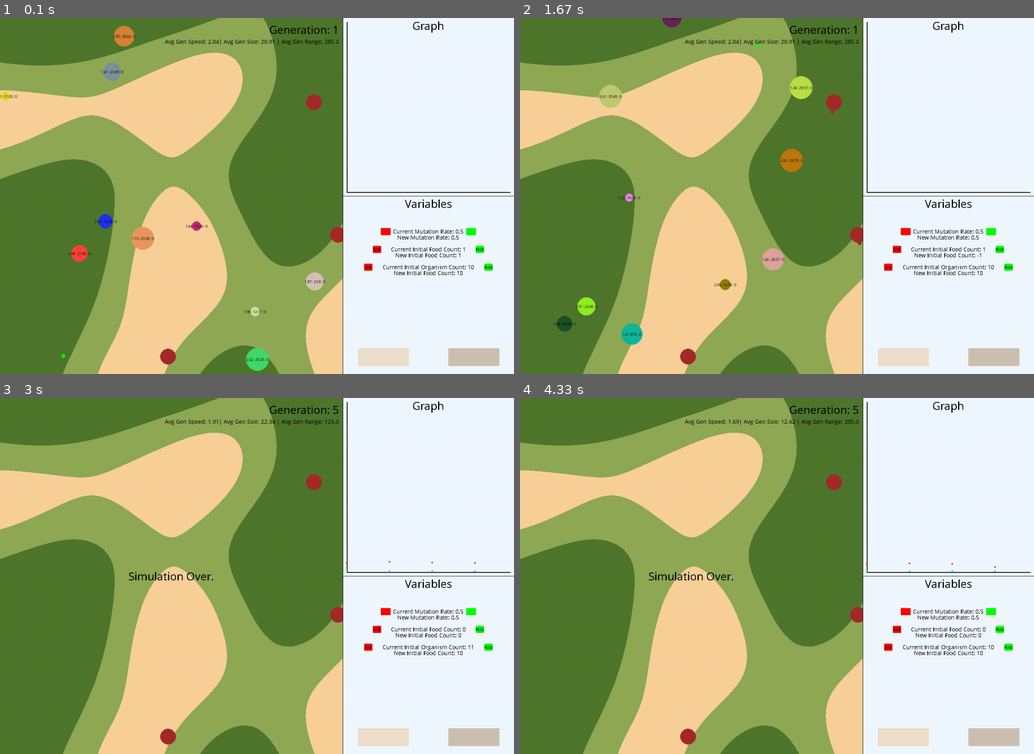
Above: before the commit, frames 1-4 (two rows, left to right).
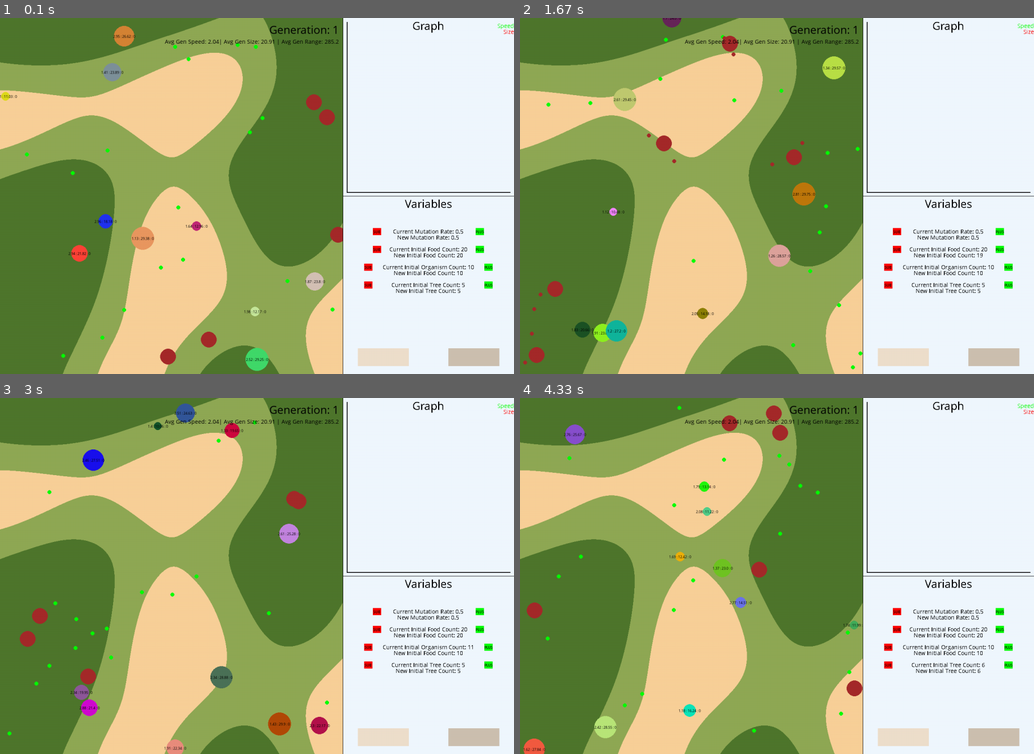
Above: after the commit, the same moments.

Repository: neil-phan/evolve
Game: pygame game, started from src/graphics.py
Same seed, same stepped clock (60 frames per second), same inputs: the game is played once before the commit and once after it.
Inputs (mouse positions are in pixels of both pictures, inside the frame that each line leads up to):
- Up to frame 1 (0.1 s): no input
- Up to frame 2 (1.67 s): press the mouse at (900, 356) at 0.37 s; move the mouse to (802, 220) at 0.47 s; release the mouse at (699, 85) at 0.6 s; click (895, 249) at 0.72 s; click "SUB" at 1.05 s; press the mouse at (998, 231) at 1.37 s; move the mouse to (833, 267) at 1.47 s; release the mouse at (663, 306) at 1.6 s
- Up to frame 3 (3 s): click "PLUS" at 1.72 s; press the mouse at (478, 629) at 2.03 s; move the mouse to (395, 551) at 2.13 s; release the mouse at (313, 472) at 2.27 s; press the mouse at (380, 736) at 2.37 s; move the mouse to (262, 622) at 2.47 s; release the mouse at (143, 508) at 2.6 s; press the mouse at (370, 647) at 2.7 s; move the mouse to (303, 672) at 2.8 s; release the mouse at (236, 700) at 2.93 s
- Up to frame 4 (4.33 s): press the mouse at (992, 736) at 3.03 s; move the mouse to (920, 640) at 3.13 s; release the mouse at (848, 543) at 3.27 s; press the mouse at (992, 736) at 3.37 s; move the mouse to (869, 711) at 3.47 s; release the mouse at (746, 686) at 3.6 s; press the mouse at (1008, 665) at 3.7 s; move the mouse to (843, 558) at 3.8 s; release the mouse at (679, 451) at 3.93 s; press the mouse at (900, 736) at 4.03 s; move the mouse to (920, 650) at 4.13 s; release the mouse at (941, 568) at 4.27 s

The runs differ from the first frame. In frame 1, 1.0% of the frame differs, in the area x 4-100%, y 1-100%; in frame 2, 4.1%, in the area x 0-100%, y 1-99%; in frame 3, 3.4%; in frame 4, 3.0%.

Commit message:
added more variables to menu

Diff:
--- a/src/graph.py
+++ b/src/graph.py
@@ -1,6 +1,9 @@
+from re import I
 import pygame
 
 class Graph():
+    FONT = pygame.font.SysFont('Comic Sans MS', 15)
+
     def __init__(self, win, bounds):
         self.win = win
         self.x_bounds = bounds[0]
@@ -19,14 +22,22 @@
         return max_y
 
     def draw(self):
-        # X AXIS
         start_x = self.x_bounds[0]
         end_x = self.x_bounds[1]
         start_y = self.y_bounds[0]
         end_y = self.y_bounds[1]
 
+        # AXES
         pygame.draw.line(self.win, 'black', (start_x+10, start_y-10), (end_x-10, start_y-10), 2)
         pygame.draw.line(self.win, 'black', (start_x+10, start_y-10), (start_x+10, end_y+10), 2)
+
+        # LEGEND
+        speed_text = self.FONT.render('Speed', False, 'green')
+        size_text = self.FONT.render('Size', False, 'red')
+        speed_text_rect = speed_text.get_rect(topright=(self.x_bounds[1], self.y_bounds[1]+10))
+        size_text_rect = size_text.get_rect(topright=(self.x_bounds[1], self.y_bounds[1]+25))
+        self.win.blit(speed_text, speed_text_rect)
+        self.win.blit(size_text, size_text_rect)
 
         # DRAW POINTS
         self.plot_vals()
--- a/src/graphics.py
+++ b/src/graphics.py
@@ -52,8 +52,8 @@
 BG_COLOR = "white"
 INITIAL_ORGANISM_COUNT = 10
 INITIAL_PRED_COUNT = 0
-INITIAL_FOOD_COUNT = 1
-INITIAL_TREE_COUNT = 3
+INITIAL_FOOD_COUNT = 20
+INITIAL_TREE_COUNT = 5
 GEN_TIMER = 20
 
 # Organism variables
@@ -96,7 +96,7 @@
 
 # Tree variables
 TREE_REPLENISH_TIME = 10
-TREE_REPLENISH_FOOD = 1
+TREE_REPLENISH_FOOD = 2
 
 # Pygame variables
 FONT = pygame.font.SysFont('Comic Sans MS', 30)
@@ -258,59 +258,65 @@
     for org in orgs:
         org.paused = paused
 
-def generate_simulation(org_count, new_mutation_rate, food_count):
+def generate_simulation(org_count, new_mutation_rate, food_count, tree_count):
     orgs = make_organisms(org_count, new_mutation_rate)
     foods = make_foods(food_count)
+    trees = make_trees(tree_count)
     counter = GEN_TIMER
     generation_num = 1
     paused = False
     graph.speed_vals, graph.size_vals = [], []
     graph.num_vals = 0
-    return orgs, foods, counter, generation_num, paused
+    return orgs, foods, counter, generation_num, paused, trees
 
 def simulation_over():
     WINDOW.blit(simulation_over_text, simulation_over_text_rect)
 
-def subtract_food(food_count):
-    return food_count-1
-
-def add_food(food_count):
-    return food_count+1
-
-def subtract_org(org_count):
-    return org_count-1
-
-def add_org(org_count):
-    return org_count+1
+def add(count):
+    return count+1
+
+def smaller_add(count):
+    return round(count+0.05, 2)
+
+def subtract(count):
+    if count > 0:
+        return count-1
+    return count
+
+def smaller_subtract(count):
+    if count > 0:
+        return round(count-0.05, 2)
+    return count
+
 
 # create game loop
 def main():
     clock = pygame.time.Clock()
     running = True
 
-    # VARIABLES
+    # MENU VARIABLES
     mutation_rate = 0.50
     new_mutation_rate = mutation_rate
     food_count = INITIAL_FOOD_COUNT
     new_food_count = food_count
     initial_org_count = INITIAL_ORGANISM_COUNT
     new_initial_org_count = initial_org_count
+    tree_count = INITIAL_TREE_COUNT
+    new_tree_count = tree_count
 
     counter = GEN_TIMER
     pygame.time.set_timer(pygame.USEREVENT, 1000)
-    orgs = make_organisms(INITIAL_ORGANISM_COUNT, mutation_rate)
+    orgs = make_organisms(initial_org_count, mutation_rate)
     preds = make_predators(INITIAL_PRED_COUNT)
-    foods = make_foods(INITIAL_FOOD_COUNT)
-    trees = make_trees(INITIAL_TREE_COUNT)
+    foods = make_foods(food_count)
+    trees = make_trees(tree_count)
     generation_num = 1
     paused = False
 
-    plus_text_surface = pygame.Surface((offset*0.06, HEIGHT*0.02))
-    plus_text_surface.fill('green')
-    plus_text_rect = plus_text_surface.get_rect(center=(SIM_WIDTH+offset//2+offset*0.25, HEIGHT//2+HEIGHT*0.1))
-    minus_surface = pygame.Surface((offset*0.06, HEIGHT*0.02))
-    minus_surface.fill('red')
-    minus_rect = minus_surface.get_rect(center=(SIM_WIDTH+offset//2-offset*0.25, HEIGHT//2+HEIGHT*0.1))
+
+    # MENU BUTTONS
+    mutation_plus = Button(WINDOW, (offset*0.05, HEIGHT*0.02), (SIM_WIDTH+offset//2+offset*0.30, HEIGHT//2+HEIGHT*0.1), 'green', 'PLUS', 10)
+    mutation_minus = Button(WINDOW, (offset*0.05, HEIGHT*0.02), (SIM_WIDTH+offset//2-offset*0.30, HEIGHT//2+HEIGHT*0.1), 'red', 'SUB', 10)
 
     food_plus = Button(WINDOW, (offset*0.05, HEIGHT*0.02), (SIM_WIDTH+offset//2+offset*0.30, HEIGHT//2+HEIGHT*0.15), 'green', 'PLUS', 10)
     food_minus = Button(WINDOW, (offset*0.05, HEIGHT*0.02), (SIM_WIDTH+offset//2-offset*0.30, HEIGHT//2+HEIGHT*0.15), 'red', 'SUB', 10)
@@ -318,6 +324,8 @@
     org_plus = Button(WINDOW, (offset*0.05, HEIGHT*0.02), (SIM_WIDTH+offset//2+offset*0.35, HEIGHT//2+HEIGHT*0.20), 'green', 'PLUS', 10)
     org_minus = Button(WINDOW, (offset*0.05, HEIGHT*0.02), (SIM_WIDTH+offset//2-offset*0.35, HEIGHT//2+HEIGHT*0.20), 'red', 'SUB', 10)
 
+    tree_plus = Button(WINDOW, (offset*0.05, HEIGHT*0.02), (SIM_WIDTH+offset//2+offset*0.35, HEIGHT//2+HEIGHT*0.25), 'green', 'PLUS', 10)
+    tree_minus = Button(WINDOW, (offset*0.05, HEIGHT*0.02), (SIM_WIDTH+offset//2-offset*0.35, HEIGHT//2+HEIGHT*0.25), 'red', 'SUB', 10)
 
     speed, size, rng = make_graph(orgs)
     np.append(DATA, (speed, size, rng))
@@ -330,11 +338,17 @@
                 running = False
 
             # VARIABLES ACTIONS
-            new_food_count = food_plus.action(add_food, new_food_count)
-            new_food_count = food_minus.action(subtract_food, new_food_count)
-
-            new_initial_org_count = org_plus.action(add_org, new_initial_org_count)
-            new_initial_org_count = org_minus.action(subtract_org, new_initial_org_count)
+            new_mutation_rate = mutation_plus.action(smaller_add, new_mutation_rate)
+            new_mutation_rate = mutation_minus.action(smaller_subtract, new_mutation_rate)
+
+            new_food_count = food_plus.action(add, new_food_count)
+            new_food_count = food_minus.action(subtract, new_food_count)
+
+            new_initial_org_count = org_plus.action(add, new_initial_org_count)
+            new_initial_org_count = org_minus.action(subtract, new_initial_org_count)
+
+            new_tree_count = tree_plus.action(add, new_tree_count)
+            new_tree_count = tree_minus.action(subtract, new_tree_count)
 
             if pause_surface_rect.collidepoint(pygame.mouse.get_pos()) and pygame.mouse.get_pressed()[0]:
                 paused = not paused
@@ -345,17 +359,11 @@
                 mutation_rate = new_mutation_rate
                 food_count = new_food_count
                 initial_org_count = new_initial_org_count
-                orgs, foods, counter, generation_num, paused = generate_simulation(initial_org_count, mutation_rate, food_count)
-
-            if plus_text_rect.collidepoint(pygame.mouse.get_pos()) and pygame.mouse.get_pressed()[0]:
-                new_mutation_rate = round(new_mutation_rate + 0.05, 2)
-
-            if minus_rect.collidepoint(pygame.mouse.get_pos()) and pygame.mouse.get_pressed()[0]:
-                if new_mutation_rate > 0:
-                    new_mutation_rate = round(new_mutation_rate - 0.05, 2)
+                tree_count = new_tree_count
+                orgs, foods, counter, generation_num, paused, trees = generate_simulation(initial_org_count, mutation_rate, food_count, tree_count)
+
 
             if event.type == pygame.USEREVENT:
-
 
                 # # replenish food in areas without trees
                 # if counter % FOOD_REPLENISH_TIME == 0:
@@ -413,20 +421,30 @@
         org_text_rect = org_text_surface.get_rect(center=(SIM_WIDTH+offset//2, HEIGHT//2+HEIGHT*0.20))
         new_org_text_rect = new_org_text_surface.get_rect(center=(SIM_WIDTH+offset//2, HEIGHT//2+HEIGHT*0.20+15))
 
-
+        tree_text_surface = SUB_FONT.render(f'Current Initial Tree Count: {str(tree_count)}', False, 'black')
+        new_tree_text_surface = SUB_FONT.render(f'New Initial Tree Count: {str(new_tree_count)}', False, 'black')
+        tree_text_rect = tree_text_surface.get_rect(center=(SIM_WIDTH+offset//2, HEIGHT//2+HEIGHT*0.25))
+        new_tree_text_rect = new_tree_text_surface.get_rect(center=(SIM_WIDTH+offset//2, HEIGHT//2+HEIGHT*0.25+15))
+
+
+        # DRAW MENU BUTTONS AND TEXT
         WINDOW.blit(mutation_text_surface, mutation_text_rect)
         WINDOW.blit(new_mutation_text_surface, new_mutation_text_rect)
-        WINDOW.blit(plus_text_surface, plus_text_rect)
-        WINDOW.blit(minus_surface, minus_rect)
         WINDOW.blit(org_text_surface, org_text_rect)
         WINDOW.blit(new_org_text_surface, new_org_text_rect)
-
         WINDOW.blit(food_text_surface, food_text_rect)
         WINDOW.blit(new_food_text_surface, new_food_text_rect)
+        WINDOW.blit(tree_text_surface, tree_text_rect)
+        WINDOW.blit(new_tree_text_surface, new_tree_text_rect)
+
+        mutation_plus.draw()
+        mutation_minus.draw()
         food_plus.draw()
         food_minus.draw()
         org_plus.draw()
         org_minus.draw()
+        tree_plus.draw()
+        tree_minus.draw()
 
         # GRAPH
         text = FONT.render(f"Generation: {generation_num}", 1, 'black')
